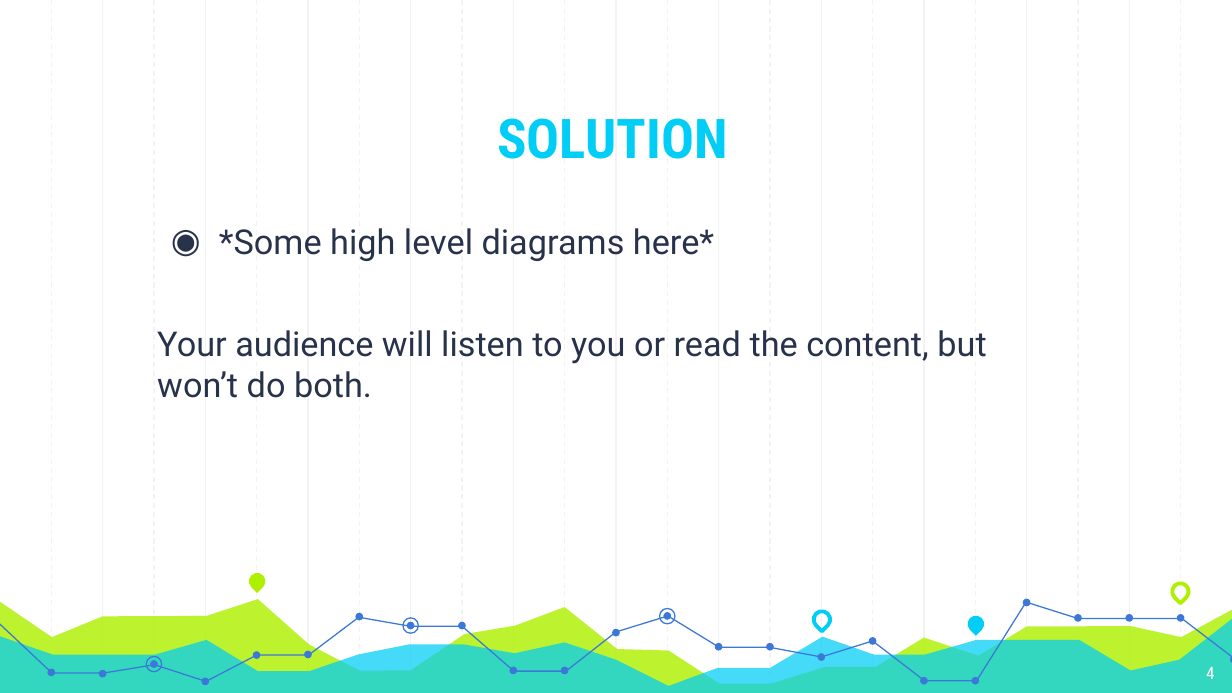
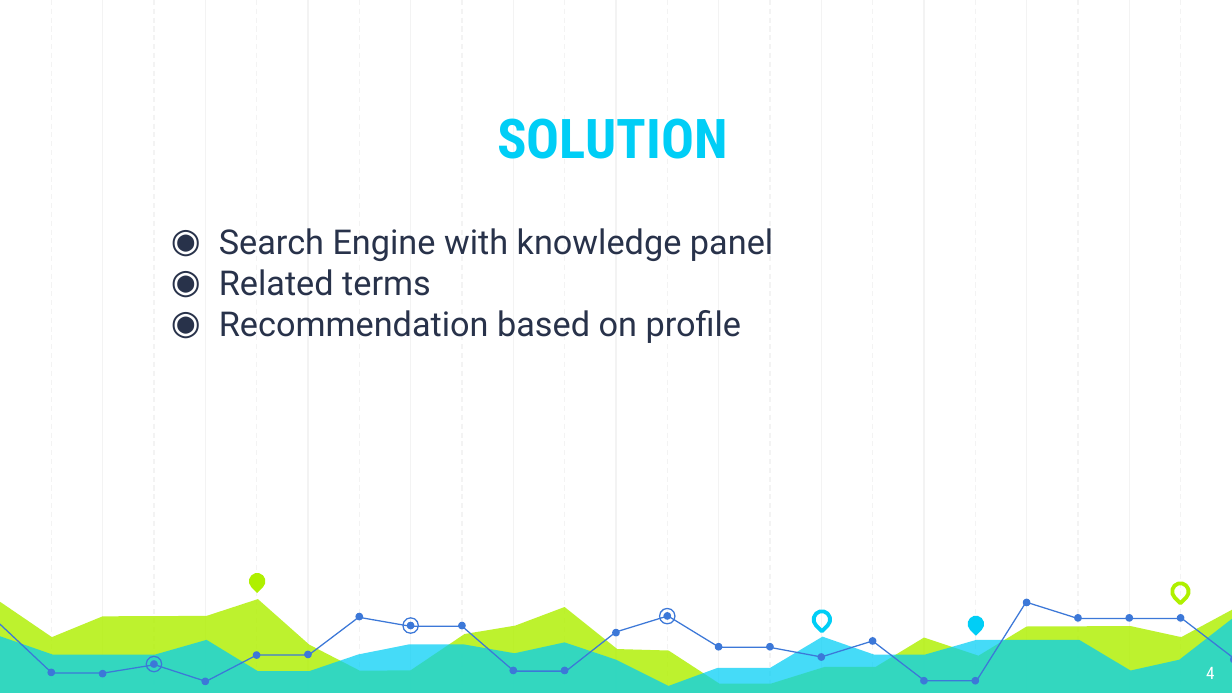
Before and after one commit to Andyayk/app, a slide deck: slide 4 of Graph Based Search.pptx. Drawn at 1232x693 pixels with LibreOffice and Linux fonts; fonts in the diff are those of the drawing. Boxes give left, top, right and bottom in pixels: in the first picture for what was removed or moved away, otherwise in the second. Text is boxed around its words. In the diff, an @@ line names an element or a change of style, - is before the commit and + after.

```diff
--- a/Graph Based Search.pptx
+++ b/Graph Based Search.pptx
@@ text at [219, 228, 773, 343]: text changed @@
-◉ *Some high level diagrams here*
-Your audience will listen to you or read the content, but won’t do both.
+◉ Search Engine with knowledge panel
+◉ Related terms
+◉ Recommendation based on profile
```
Also in this commit, not shown: 1 other slide changed, 2 slides added, 2 slides removed.
